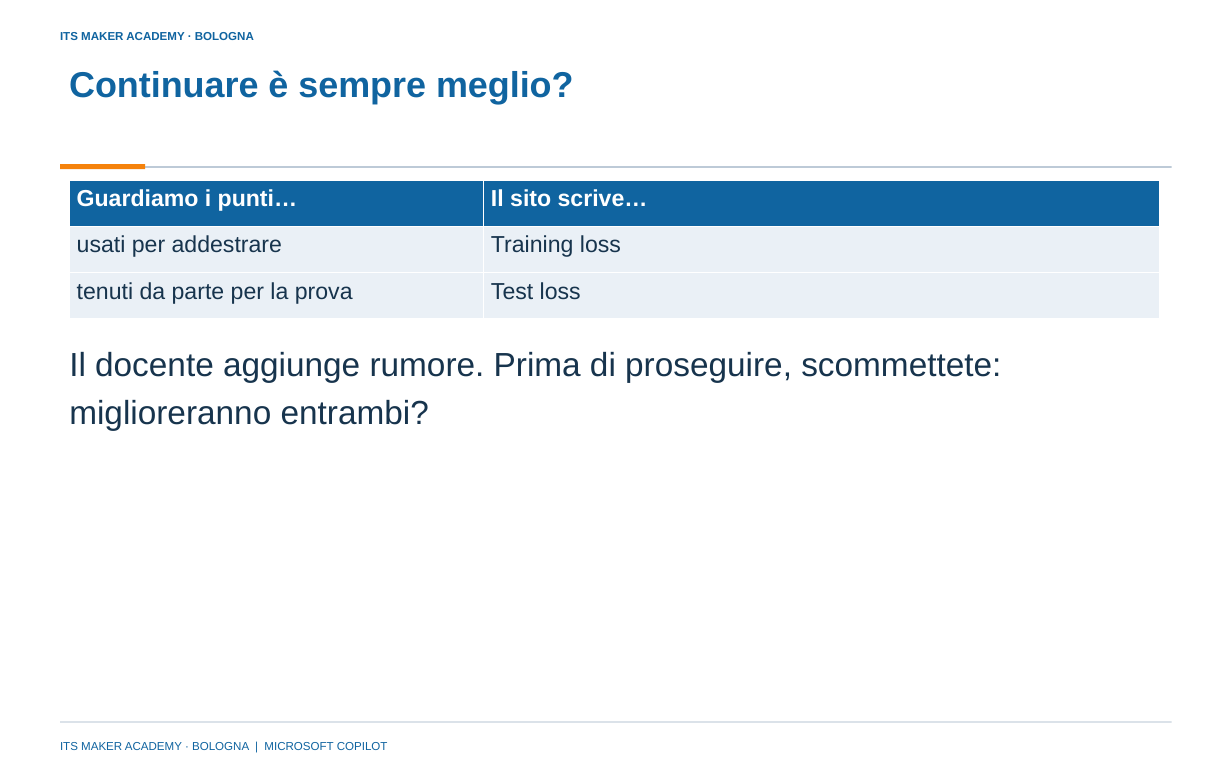
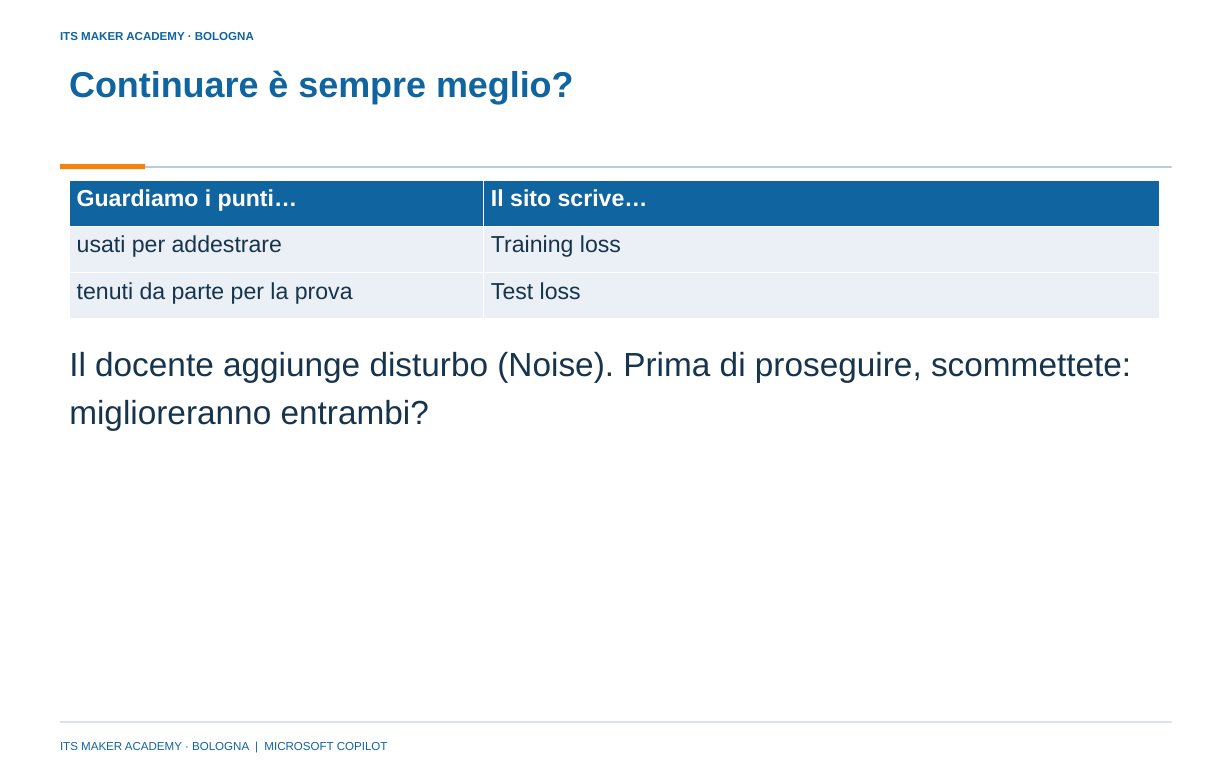
Before and after one commit to franzo9393/ITSCorso_UnslothStudio-Git, a slide deck: slide 9 of lezione 4 - reti neurali e agenti con orchestrazione/Lezione4_Reti_neurali_e_agenti_con_orchestrazione_ITS_MAKER.pptx (slide 8 before the commit). Drawn at 1232x770 pixels with LibreOffice and Linux fonts; fonts in the diff are those of the drawing; background and template pictures are left out. Boxes give left, top, right and bottom in pixels: in the first picture for what was removed or moved away, otherwise in the second. Text is boxed around its words. In the diff, an @@ line names an element or a change of style, - is before the commit and + after.

Commit message:
Lezione 4: Playground al centro (quanti neuroni servono), Flappy solo dimostrazione del docente

```diff
--- a/lezione 4 - reti neurali e agenti con orchestrazione/Lezione4_Reti_neurali_e_agenti_con_orchestrazione_ITS_MAKER.pptx
+++ b/lezione 4 - reti neurali e agenti con orchestrazione/Lezione4_Reti_neurali_e_agenti_con_orchestrazione_ITS_MAKER.pptx
@@ text at <box>69,351,1131,431</box>: text changed @@
-Il docente aggiunge rumore. Prima di proseguire, scommettete: miglioreranno entrambi?
+Il docente aggiunge disturbo (Noise). Prima di proseguire, scommettete: miglioreranno entrambi?
```
Also in this commit, not shown: 1 other slide changed, 4 slides added, 4 slides removed, 10 other files.
